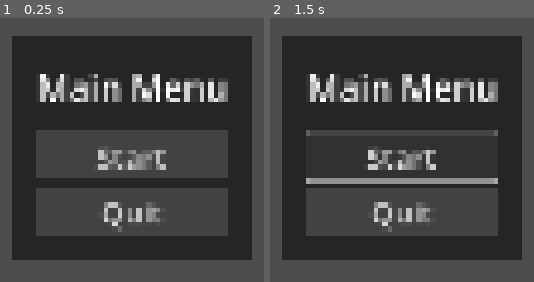
Above: before the commit, frames 1-2 (left to right).
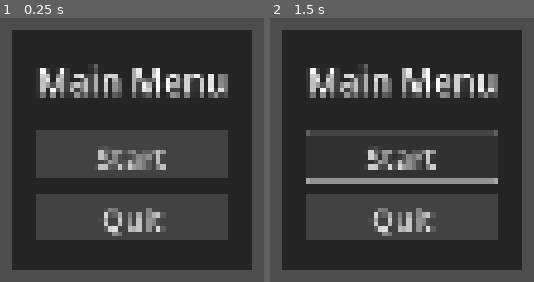
Above: after the commit, the same moments.

Repository: Paraross/geo-app
Game: Godot game, scene res://scenes/main.tscn
Same seed, same stepped clock (60 frames per second), same inputs: the game is played once before the commit and once after it.
Inputs:
- Up to frame 1 (0.25 s): no input
- Up to frame 2 (1.5 s): click "Start" at 0.5 s; click "Start" at 1.25 s

The runs differ from the first frame. In frame 1, 14% of the frame differs, in the area x 4-96%, y 4-96%; in frame 2, 14%.

Commit message:
Increase separation between main menu elements

Diff:
--- a/themes/ui_theme.tres
+++ b/themes/ui_theme.tres
@@ -19,4 +19,4 @@
 QuitButon/base_type = &"Button"
 QuitButon/styles/hover = SubResource("StyleBoxFlat_jkgan")
 QuitButon/styles/normal = ExtResource("3_qa7hf")
-VBoxContainer/constants/separation = 8
+VBoxContainer/constants/separation = 16
